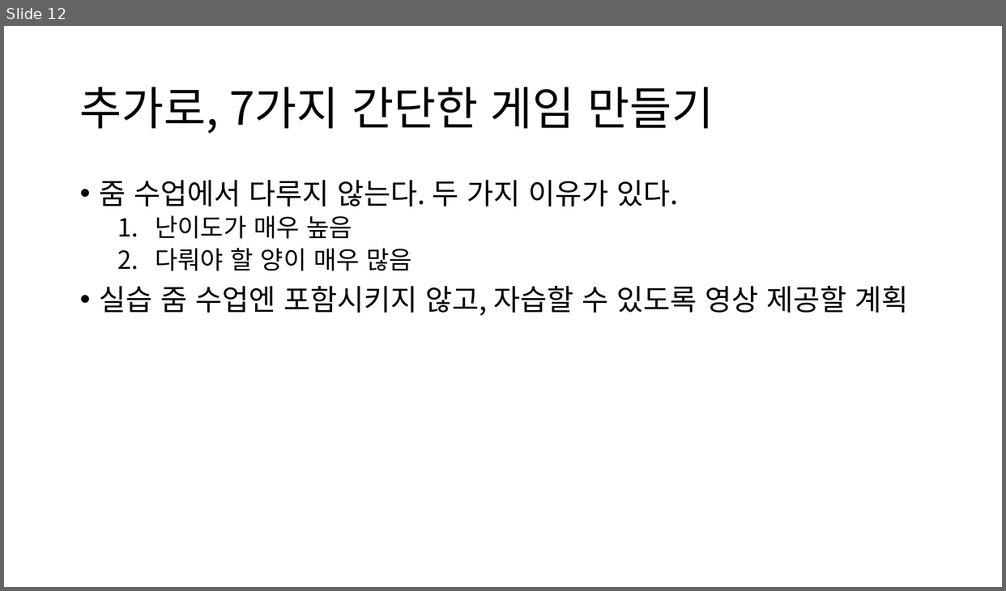
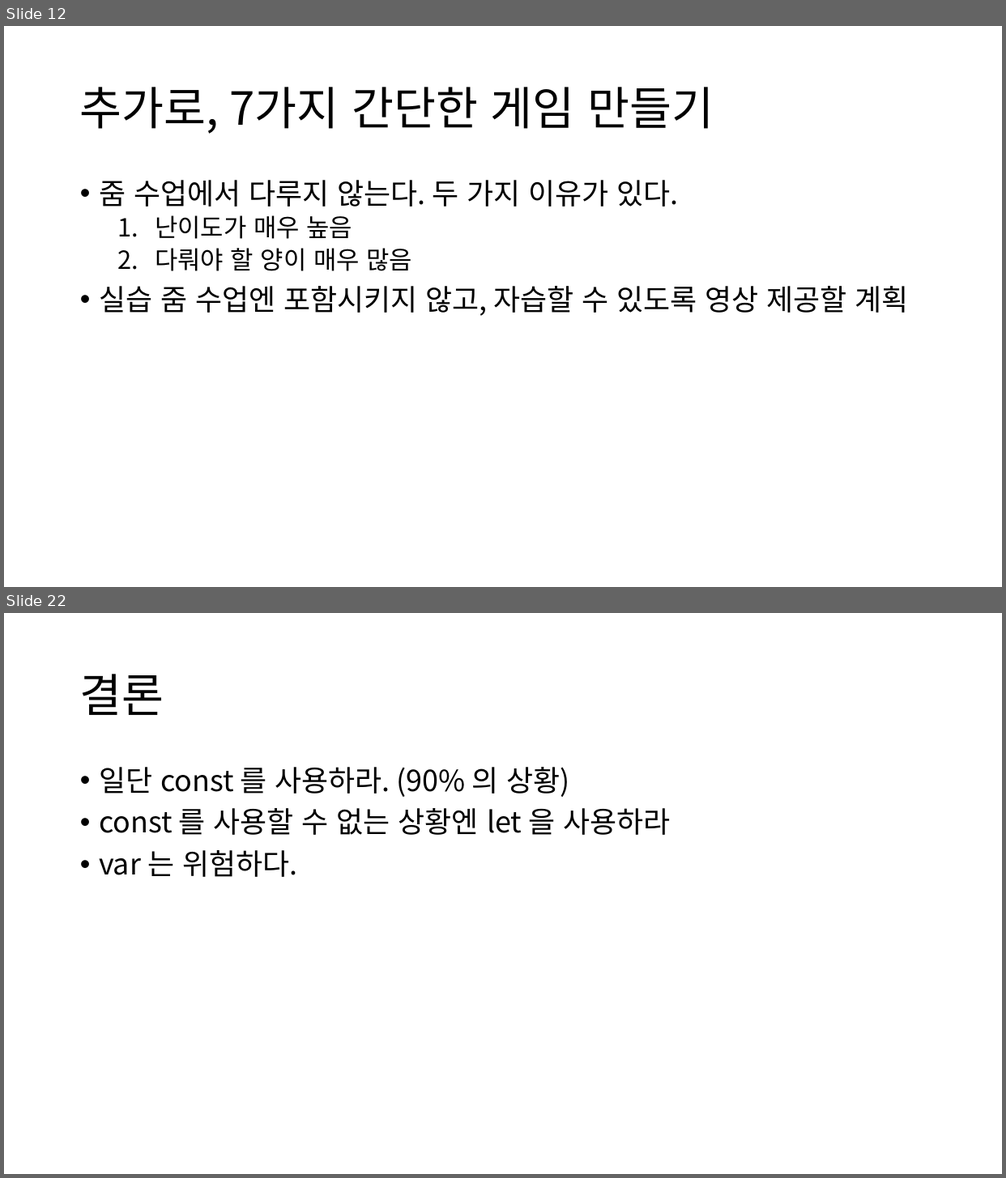
Before and after one commit to GNUCSAssistants/2021webprogramming, a slide deck: 수업/5. JavaScript (1)/PPT/5. JavaScript (1).pptx. Shown one above the other, each under a label of ours: slide 12 before the commit, slides 12 and 22 after it; the slides between them are not shown. The pictures are 1006x591 and 1006x1178 pixels, drawn with LibreOffice and Linux fonts; fonts in the diff are those of the drawing. Boxes give left, top, right and bottom in pixels: in the first picture for what was removed or moved away, otherwise in the second. Text is boxed around its words. In the diff, an @@ line names an element or a change of style, - is before the commit and + after.

```diff
--- a/수업/5. JavaScript (1)/PPT/5. JavaScript (1).pptx
+++ b/수업/5. JavaScript (1)/PPT/5. JavaScript (1).pptx
@@ slide 22 added at <box>4,613,1002,1174</box>, background #FFFFFF @@
@@ title added at <box>80,674,164,715</box>, 44 pt, text #000000 @@
+결론
@@ text added at <box>99,767,670,877</box>, 28 pt, text #000000 @@
+• 일단 const 를 사용하라. (90% 의 상황)
+• const 를 사용할 수 없는 상황엔 let 을 사용하라
+• var 는 위험하다.
```
Also in this commit, not shown: 1 slide changed, 28 other slides added, 1 other file.
